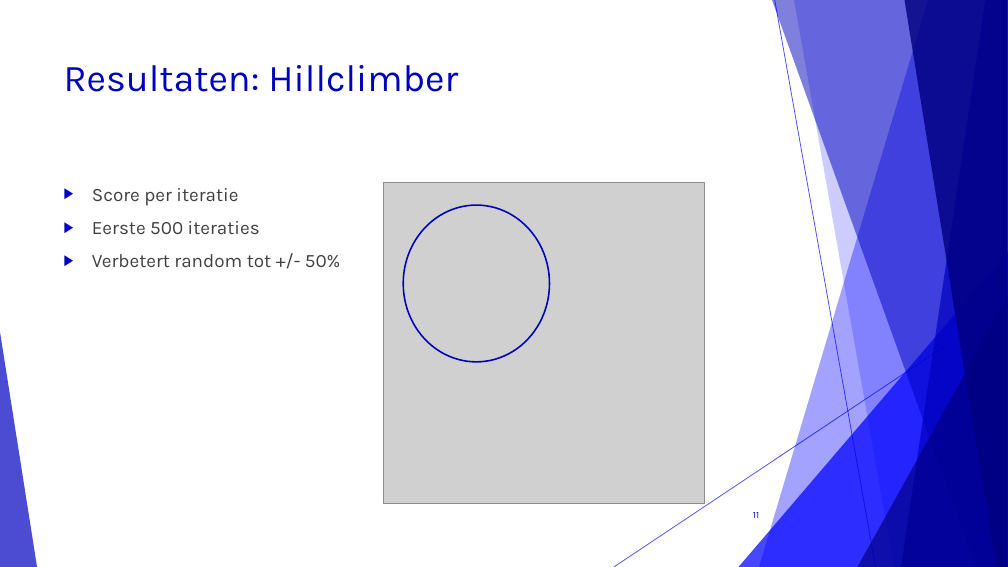
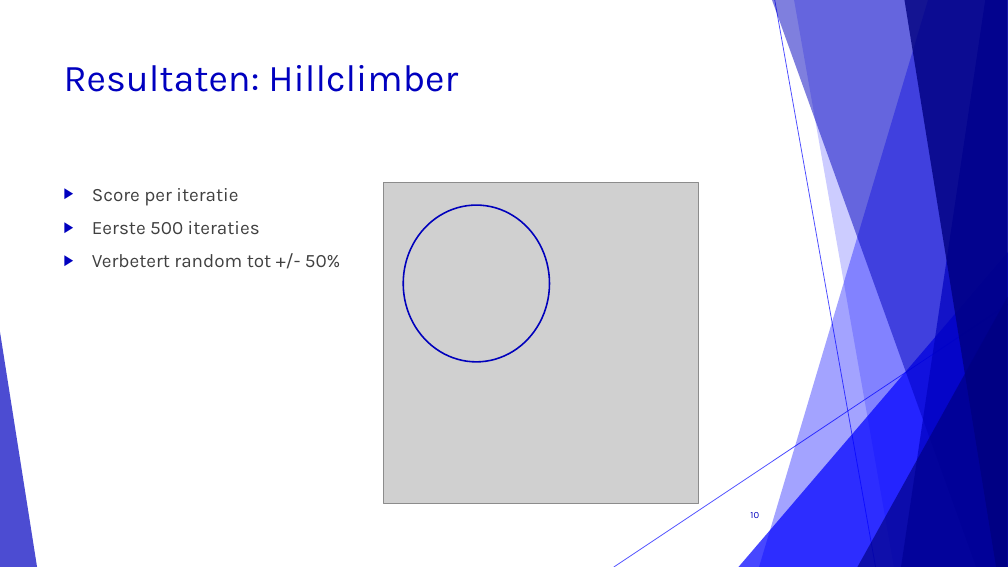
Before and after one commit to corne12345/Lekker-oke-, a slide deck: slide 10 of Eindpresentatie/Amstelhage eindpresentatie.pptx (slide 11 before the commit). Drawn at 1008x567 pixels with LibreOffice and Linux fonts; fonts in the diff are those of the drawing; grey boxes stand for pictures. Boxes give left, top, right and bottom in pixels: in the first picture for what was removed or moved away, otherwise in the second. Text is boxed around its words. In the diff, an @@ line names an element or a change of style, - is before the commit and + after.

```diff
--- a/Eindpresentatie/Amstelhage eindpresentatie.pptx
+++ b/Eindpresentatie/Amstelhage eindpresentatie.pptx
@@ picture resized from (x1=383, y1=183, x2=704, y2=504) to (x1=383, y1=183, x2=699, y2=504) @@
@@ page number at (x1=750, y1=512, x2=759, y2=518): text changed @@
-11
+10
```
Also in this commit, not shown: 4 other slides changed, 1 slide added, 1 slide removed.
